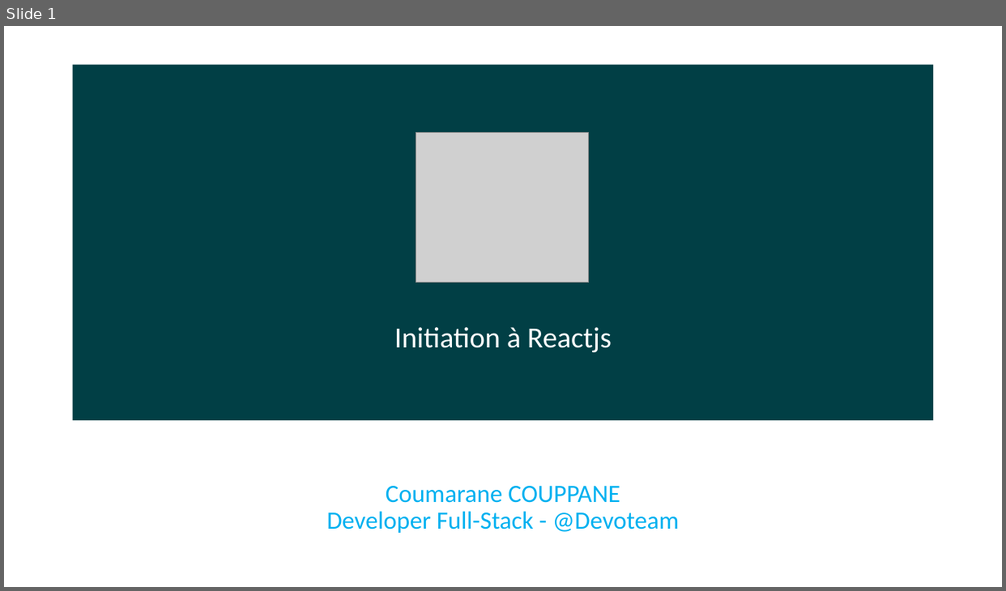
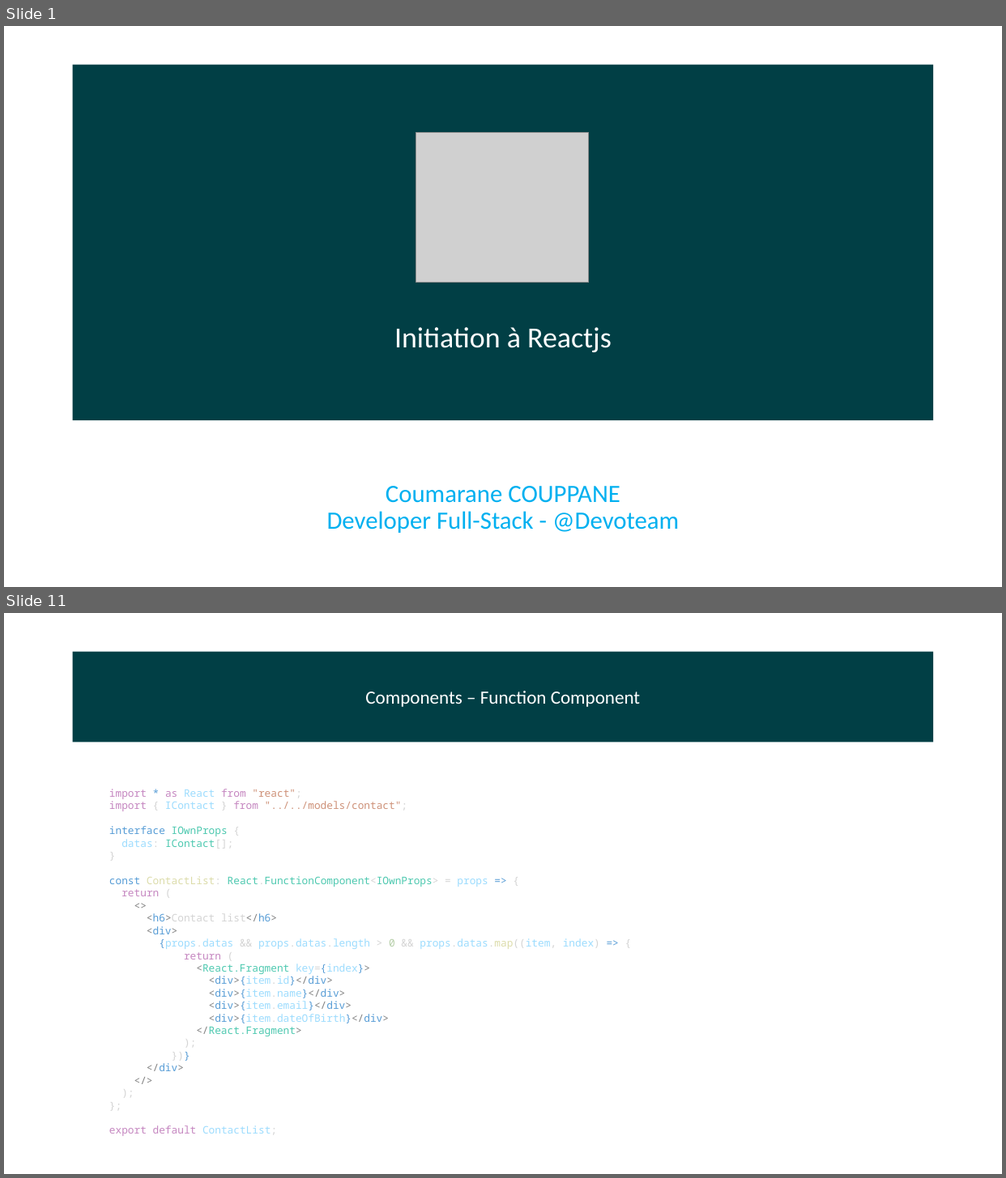
Before and after one commit to coumarane/react-typescript-starter, a slide deck: Initiation à Reactjs.pptx. Shown one above the other, each under a label of ours: slide 1 before the commit, slides 1 and 11 after it; the slides between them are not shown. The pictures are 1006x591 and 1006x1178 pixels, drawn with LibreOffice and Linux fonts; fonts in the diff are those of the drawing; grey boxes stand for pictures. Boxes give left, top, right and bottom in pixels: in the first picture for what was removed or moved away, otherwise in the second. Text is boxed around its words. In the diff, an @@ line names an element or a change of style, - is before the commit and + after.

```diff
--- a/Initiation à Reactjs.pptx
+++ b/Initiation à Reactjs.pptx
@@ slide 11 added at [4,613,1002,1174], background #FFFFFF @@
@@ rectangle added at [73,652,934,743], fill #013F45, 18 pt, text #FFFFFF @@
+Components – Function Component
@@ text added at [109,789,600,1136], 10 pt, text #9CDCFE @@
+import * as React from "react";
+import { IContact } from "../../models/contact";
+interface IOwnProps {
+datas: IContact[];
+}
+const ContactList: React.FunctionComponent<IOwnProps> = props => {
+return (
+<>
+<h6>Contact list</h6>
+<div>
+{props.datas && props.datas.length > 0 && props.datas.map((item, index) => {
+return (
+<React.Fragment key={index}>
+<div>{item.id}</div>
+<div>{item.name}</div>
+<div>{item.email}</div>
+<div>{item.dateOfBirth}</div>
+</React.Fragment>
+);
+})}
+</div>
+</>
+);
+};
+export default ContactList;
```
Also in this commit, not shown: 3 slides changed, 15 other slides added, 1 slide removed.
